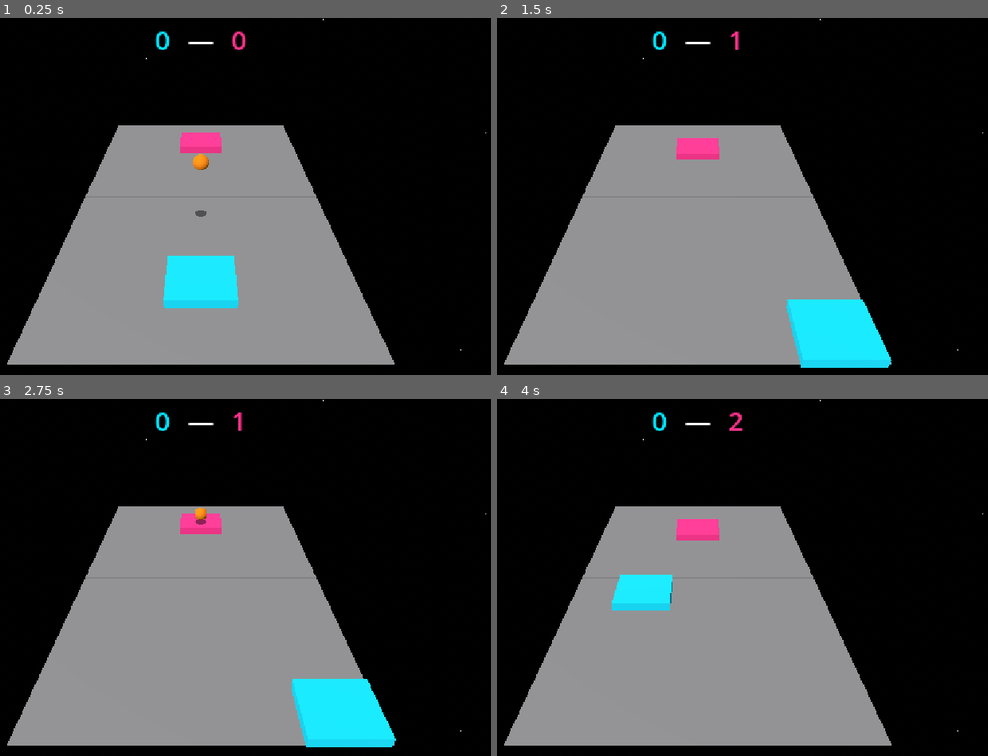
Above: before the commit, frames 1-4 (two rows, left to right).
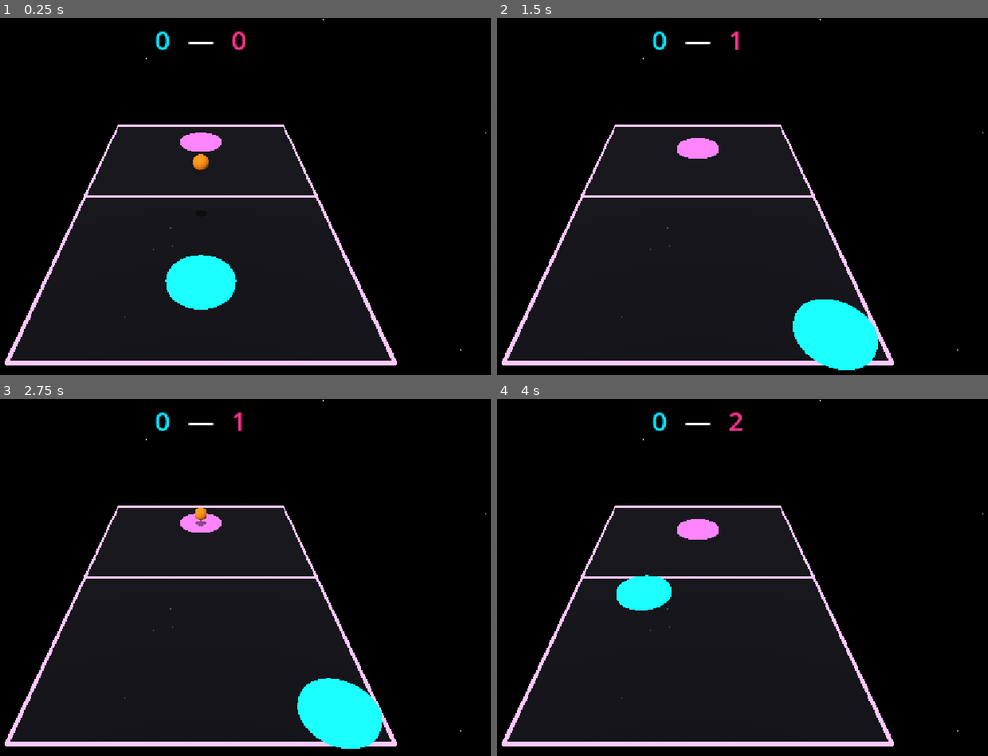
Above: after the commit, the same moments.

Repository: konserva93/galaxy-pong-2
Game: Godot game, scene res://scenes/Main.tscn
Two runs of this game, one before a commit and one after it. Both use one fixed random seed, a clock stepped at 60 frames per second and the inputs below. Sound files missing from this copy of the repository are replaced by a short silence.
Inputs (mouse positions are in pixels of both pictures, inside the frame that each line leads up to):
- Up to frame 1 (0.25 s): no input
- Up to frame 2 (1.5 s): move the mouse to (835, 178) at 0.52 s; hold D (move_right) 0.53-1.28 s; click (835, 178) at 0.67 s; tap Enter at 1.25 s; move the mouse to (570, 214) at 1.27 s; hold S (move_back) from 1.28 s (still down)
- Up to frame 3 (2.75 s): move the mouse to (265, 498) at 2.02 s; release S (move_back) at 2.03 s; hold D (move_right) from 2.03 s (still down)
- Up to frame 4 (4 s): move the mouse to (663, 648) at 2.77 s; release D (move_right) at 2.78 s; hold W (move_forward) 2.78-3.53 s; click (663, 648) at 2.92 s; move the mouse to (889, 631) at 3.52 s; hold A (move_left) from 3.53 s (still down)

The runs differ from the first frame. In frame 1, 37% of the frame differs, in the area x 0-81%, y 29-98%; in frame 2, 36%; in frame 3, 36%; in frame 4, 38%.

Commit message:
feat: emissive neon materials for field grid and paddles (task 6.2)
Field surface goes dark/translucent; center line and new border lines
around all four edges get a shared emissive purple-neon material,
resized with field dimensions. Paddle materials gain emission (same
cyan/orange-pink hues as before); placeholder box mesh replaced with a
flat glowing disc per the design doc's "platform/disc" wording.

Ball's shadow-on-paddle offset was tuned to the old box thickness;
updated to match the new disc, with the regression test's expectation
adjusted accordingly.

Diff:
--- a/scenes/AIPaddle.tscn
+++ b/scenes/AIPaddle.tscn
@@ -3,11 +3,16 @@
 [ext_resource type="Script" uid="uid://diu3pkd6q2x3c" path="res://scripts/paddle_ai.gd" id="1_paddle_ai"]
 
 [sub_resource type="StandardMaterial3D" id="StandardMaterial3D_paddle_ai"]
-albedo_color = Color(1, 0.2, 0.55, 1)
+albedo_color = Color(0.4, 0.08, 0.22, 1)
+emission_enabled = true
+emission = Color(1, 0.2, 0.55, 1)
+emission_energy_multiplier = 2.5
 
-[sub_resource type="BoxMesh" id="BoxMesh_paddle_ai"]
+[sub_resource type="CylinderMesh" id="CylinderMesh_paddle_ai"]
 material = SubResource("StandardMaterial3D_paddle_ai")
-size = Vector3(2, 0.3, 1.8)
+top_radius = 1.0
+bottom_radius = 1.0
+height = 0.15
 
 [sub_resource type="BoxShape3D" id="BoxShape3D_paddle_ai"]
 size = Vector3(2, 0.3, 1.8)
@@ -18,7 +23,7 @@
 ai_paddle_speed = 5.0
 
 [node name="MeshInstance3D" type="MeshInstance3D" parent="." unique_id=1528858298]
-mesh = SubResource("BoxMesh_paddle_ai")
+mesh = SubResource("CylinderMesh_paddle_ai")
 
 [node name="CollisionShape3D" type="CollisionShape3D" parent="." unique_id=1750086622]
 shape = SubResource("BoxShape3D_paddle_ai")
--- a/scenes/Field.tscn
+++ b/scenes/Field.tscn
@@ -1,14 +1,36 @@
-[gd_scene load_steps=5 format=3]
+[gd_scene load_steps=8 format=3]
 
 [ext_resource type="Script" path="res://scripts/field.gd" id="1_field"]
 
+[sub_resource type="StandardMaterial3D" id="StandardMaterial3D_field_surface"]
+albedo_color = Color(0.03, 0.02, 0.08, 0.75)
+metallic = 0.0
+roughness = 1.0
+transparency = 1
+
 [sub_resource type="PlaneMesh" id="PlaneMesh_field"]
+material = SubResource("StandardMaterial3D_field_surface")
 size = Vector2(10, 16)
 
 [sub_resource type="BoxShape3D" id="BoxShape3D_wall"]
 size = Vector3(0.2, 20, 16)
 
+[sub_resource type="StandardMaterial3D" id="StandardMaterial3D_neon_grid"]
+albedo_color = Color(0.6, 0.25, 1, 1)
+emission_enabled = true
+emission = Color(0.6, 0.25, 1, 1)
+emission_energy_multiplier = 3.0
+
 [sub_resource type="BoxMesh" id="BoxMesh_center_line"]
+material = SubResource("StandardMaterial3D_neon_grid")
+size = Vector3(10, 0.05, 0.1)
+
+[sub_resource type="BoxMesh" id="BoxMesh_border_lr"]
+material = SubResource("StandardMaterial3D_neon_grid")
+size = Vector3(0.1, 0.05, 16)
+
+[sub_resource type="BoxMesh" id="BoxMesh_border_fb"]
+material = SubResource("StandardMaterial3D_neon_grid")
 size = Vector3(10, 0.05, 0.1)
 
 [node name="Field" type="Node3D"]
@@ -32,3 +54,19 @@
 [node name="CenterLine" type="MeshInstance3D" parent="."]
 transform = Transform3D(1, 0, 0, 0, 1, 0, 0, 0, 1, 0, 0.03, 0)
 mesh = SubResource("BoxMesh_center_line")
+
+[node name="BorderLeft" type="MeshInstance3D" parent="."]
+transform = Transform3D(1, 0, 0, 0, 1, 0, 0, 0, 1, -5, 0.03, 0)
+mesh = SubResource("BoxMesh_border_lr")
+
+[node name="BorderRight" type="MeshInstance3D" parent="."]
+transform = Transform3D(1, 0, 0, 0, 1, 0, 0, 0, 1, 5, 0.03, 0)
+mesh = SubResource("BoxMesh_border_lr")
+
+[node name="BorderFront" type="MeshInstance3D" parent="."]
+transform = Transform3D(1, 0, 0, 0, 1, 0, 0, 0, 1, 0, 0.03, 8)
+mesh = SubResource("BoxMesh_border_fb")
+
+[node name="BorderBack" type="MeshInstance3D" parent="."]
+transform = Transform3D(1, 0, 0, 0, 1, 0, 0, 0, 1, 0, 0.03, -8)
+mesh = SubResource("BoxMesh_border_fb")
--- a/scenes/PlayerPaddle.tscn
+++ b/scenes/PlayerPaddle.tscn
@@ -3,11 +3,16 @@
 [ext_resource type="Script" path="res://scripts/paddle_player.gd" id="1_paddle"]
 
 [sub_resource type="StandardMaterial3D" id="StandardMaterial3D_paddle"]
-albedo_color = Color(0, 0.9, 1, 1)
+albedo_color = Color(0, 0.35, 0.4, 1)
+emission_enabled = true
+emission = Color(0, 0.9, 1, 1)
+emission_energy_multiplier = 2.5
 
-[sub_resource type="BoxMesh" id="BoxMesh_paddle"]
+[sub_resource type="CylinderMesh" id="CylinderMesh_paddle"]
 material = SubResource("StandardMaterial3D_paddle")
-size = Vector3(2, 0.3, 1.8)
+top_radius = 1.0
+bottom_radius = 1.0
+height = 0.15
 
 [sub_resource type="BoxShape3D" id="BoxShape3D_paddle"]
 size = Vector3(2, 0.3, 1.8)
@@ -17,7 +22,7 @@
 script = ExtResource("1_paddle")
 
 [node name="MeshInstance3D" type="MeshInstance3D" parent="."]
-mesh = SubResource("BoxMesh_paddle")
+mesh = SubResource("CylinderMesh_paddle")
 
 [node name="CollisionShape3D" type="CollisionShape3D" parent="."]
 shape = SubResource("BoxShape3D_paddle")
--- a/scripts/ball.gd
+++ b/scripts/ball.gd
@@ -31,10 +31,10 @@
 const SHADOW_GROUND_Y: float = 0.02
 const SHADOW_MIN_SCALE: float = 0.35
 const SHADOW_HEIGHT_SHRINK_FACTOR: float = 0.15
-# Половина толщины меша весла (0.3) плюс небольшой зазор, чтобы тень лежала
-# поверх весла, а не внутри его коробки. Подогнать, если толщина меша весла
-# изменится.
-const SHADOW_PADDLE_SURFACE_OFFSET: float = 0.17
+# Половина толщины меша весла (0.15, см. PlayerPaddle.tscn/AIPaddle.tscn) плюс
+# небольшой зазор, чтобы тень лежала поверх весла, а не внутри его коробки.
+# Подогнать, если толщина меша весла изменится.
+const SHADOW_PADDLE_SURFACE_OFFSET: float = 0.1
 
 signal point_scored(winner: String) # "player" или "ai"
 signal paddle_hit # для звука удара (задача 5.2) — без параметров, самого факта отбития достаточно
--- a/scripts/field.gd
+++ b/scripts/field.gd
@@ -17,6 +17,7 @@
 const WALL_HEIGHT: float = 20.0
 const CENTER_LINE_THICKNESS: float = 0.1
 const CENTER_LINE_HEIGHT: float = 0.05
+const BORDER_Y: float = 0.03
 
 @onready var _field_mesh: MeshInstance3D = $FieldMesh
 @onready var _left_wall: Area3D = $LeftWall
@@ -24,6 +25,10 @@
 @onready var _left_wall_shape: CollisionShape3D = $LeftWall/CollisionShape3D
 @onready var _right_wall_shape: CollisionShape3D = $RightWall/CollisionShape3D
 @onready var _center_line: MeshInstance3D = $CenterLine
+@onready var _border_left: MeshInstance3D = $BorderLeft
+@onready var _border_right: MeshInstance3D = $BorderRight
+@onready var _border_front: MeshInstance3D = $BorderFront
+@onready var _border_back: MeshInstance3D = $BorderBack
 
 
 func _ready() -> void:
@@ -43,3 +48,13 @@
 	_right_wall.position = Vector3(field_width / 2.0, WALL_HEIGHT / 2.0, 0.0)
 
 	(_center_line.mesh as BoxMesh).size = Vector3(field_width, CENTER_LINE_HEIGHT, CENTER_LINE_THICKNESS)
+
+	(_border_left.mesh as BoxMesh).size = Vector3(CENTER_LINE_THICKNESS, CENTER_LINE_HEIGHT, field_length)
+	(_border_right.mesh as BoxMesh).size = Vector3(CENTER_LINE_THICKNESS, CENTER_LINE_HEIGHT, field_length)
+	_border_left.position = Vector3(-field_width / 2.0, BORDER_Y, 0.0)
+	_border_right.position = Vector3(field_width / 2.0, BORDER_Y, 0.0)
+
+	(_border_front.mesh as BoxMesh).size = Vector3(field_width, CENTER_LINE_HEIGHT, CENTER_LINE_THICKNESS)
+	(_border_back.mesh as BoxMesh).size = Vector3(field_width, CENTER_LINE_HEIGHT, CENTER_LINE_THICKNESS)
+	_border_front.position = Vector3(0.0, BORDER_Y, field_length / 2.0)
+	_border_back.position = Vector3(0.0, BORDER_Y, -field_length / 2.0)
--- a/tests/ball_shadow_test.gd
+++ b/tests/ball_shadow_test.gd
@@ -63,7 +63,7 @@
 	ball.position = Vector3(0.0, 3.0, 5.0) # прямо над веслом
 	await physics_frame
 	var world_shadow_y: float = ball.position.y + shadow.position.y
-	var expected_on_paddle: float = paddle.paddle_hit_height + 0.17
+	var expected_on_paddle: float = paddle.paddle_hit_height + 0.1
 	print("over paddle: world_shadow_y=%.4f expected=%.4f" % [world_shadow_y, expected_on_paddle])
 	_ok = _ok and absf(world_shadow_y - expected_on_paddle) < 0.001
 
--- /dev/null
+++ b/tests/field_paddle_materials_test.gd
@@ -0,0 +1,87 @@
+extends SceneTree
+
+## Регрессия для задачи 6.2 (материалы поля и весла): проверяет только то, что
+## можно проверить программно — поле тёмное/полупрозрачное, разметка (центр +
+## границы) эмиссивна и подстраивается под размер поля, вёсла эмиссивны с
+## правильными неоновыми цветами и используют новый плоский меш-«площадку»
+## вместо старого сплошного бокса. Насколько это красиво светится в реальном
+## bloom (этап 6.4) — решает пользователь при живом просмотре.
+##
+## Запуск: см. reference-godot-cli в памяти проекта.
+
+var _ok := true
+
+
+func _initialize() -> void:
+	call_deferred("_run")
+
+
+func _run() -> void:
+	var main_scene: PackedScene = load("res://scenes/Main.tscn")
+	var main: Node3D = main_scene.instantiate()
+	root.add_child(main)
+	await physics_frame
+
+	_check_field_surface(main)
+	_check_field_grid(main)
+	_check_paddle_material(main, "PlayerPaddle", Color(0, 0.9, 1, 1))
+	_check_paddle_material(main, "AIPaddle", Color(1, 0.2, 0.55, 1))
+
+	print("RESULT: ", "PASS" if _ok else "FAIL")
+	quit(0 if _ok else 1)
+
+
+func _check_field_surface(main: Node3D) -> void:
+	print("--- field surface is dark and translucent, not the flat default ---")
+
+	var field_mesh: MeshInstance3D = main.get_node("Field/FieldMesh")
+	var mat: StandardMaterial3D = field_mesh.mesh.material
+	print("mat=%s transparency=%s albedo=%s" % [mat, mat.transparency if mat else null, mat.albedo_color if mat else null])
+	_ok = _ok and mat != null
+	if mat == null:
+		return
+	_ok = _ok and mat.transparency != BaseMaterial3D.TRANSPARENCY_DISABLED
+	_ok = _ok and mat.albedo_color.a < 1.0
+	_ok = _ok and mat.albedo_color.v < 0.3 # тёмная, не яркая
+
+
+func _check_field_grid(main: Node3D) -> void:
+	print("--- center line and border lines are emissive and track field size ---")
+
+	var field: Node3D = main.get_node("Field")
+	var field_width: float = field.field_width
+	var field_length: float = field.field_length
+
+	for line_name in ["CenterLine", "BorderLeft", "BorderRight", "BorderFront", "BorderBack"]:
+		var line: MeshInstance3D = field.get_node(line_name)
+		var mat: StandardMaterial3D = line.mesh.material
+		print("%s mat=%s emission_enabled=%s" % [line_name, mat, mat.emission_enabled if mat else null])
+		_ok = _ok and mat != null and mat.emission_enabled
+
+	var border_left: MeshInstance3D = field.get_node("BorderLeft")
+	var border_front: MeshInstance3D = field.get_node("BorderFront")
+	print("border_left.x=%.2f (expect %.2f) border_front.z=%.2f (expect %.2f)" % [
+		border_left.position.x, -field_width / 2.0, border_front.position.z, field_length / 2.0
+	])
+	_ok = _ok and absf(border_left.position.x - (-field_width / 2.0)) < 0.001
+	_ok = _ok and absf(border_front.position.z - field_length / 2.0) < 0.001
+
+
+func _check_paddle_material(main: Node3D, node_name: String, expected_emission: Color) -> void:
+	print("--- %s uses an emissive neon disc, not the old solid box ---" % node_name)
+
+	var paddle: Area3D = main.get_node(node_name)
+	var mesh_instance: MeshInstance3D = paddle.get_node("MeshInstance3D")
+	var mesh := mesh_instance.mesh
+	print("mesh=%s" % mesh)
+	_ok = _ok and mesh is CylinderMesh
+	if mesh is CylinderMesh:
+		_ok = _ok and mesh.height < 0.3 # тоньше старого бокса (0.3) -- реально "площадка"
+
+	var mat: StandardMaterial3D = mesh.material
+	print("mat=%s emission_enabled=%s emission=%s" % [mat, mat.emission_enabled if mat else null, mat.emission if mat else null])
+	_ok = _ok and mat != null
+	if mat == null:
+		return
+	_ok = _ok and mat.emission_enabled
+	_ok = _ok and mat.emission.is_equal_approx(expected_emission)
Not shown, added: tests/field_paddle_materials_test.gd.uid
Not shown, changed: docs/DevelopmentPlan.md
